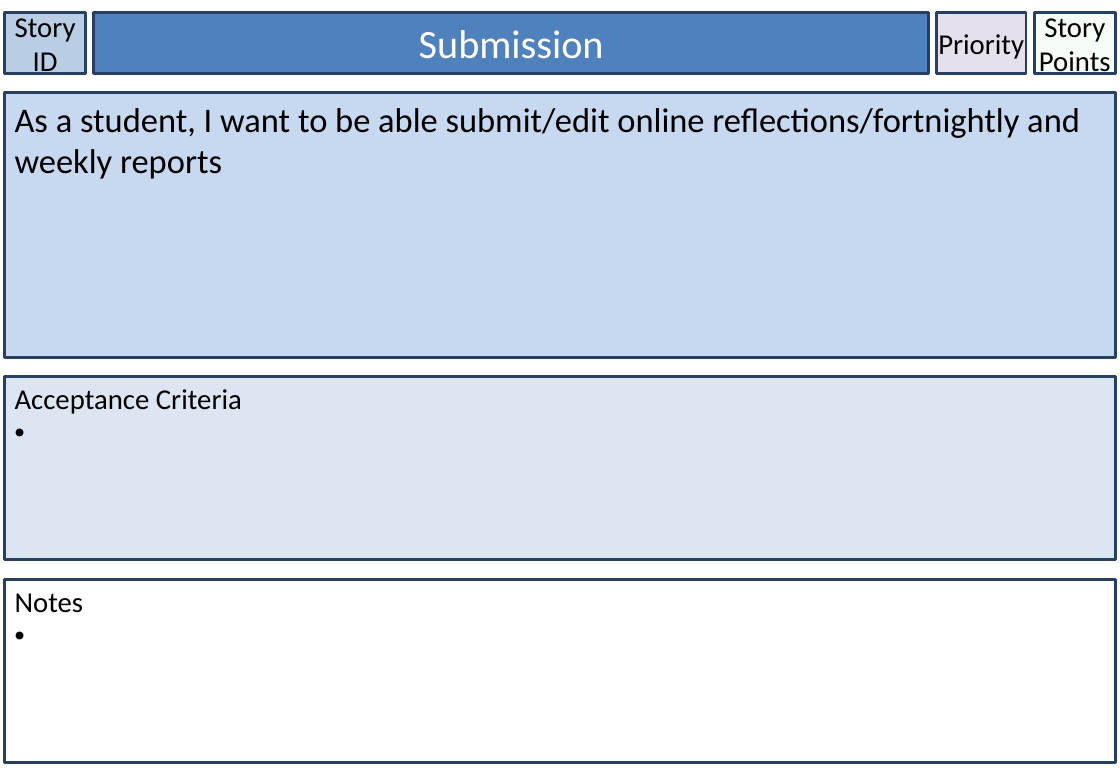
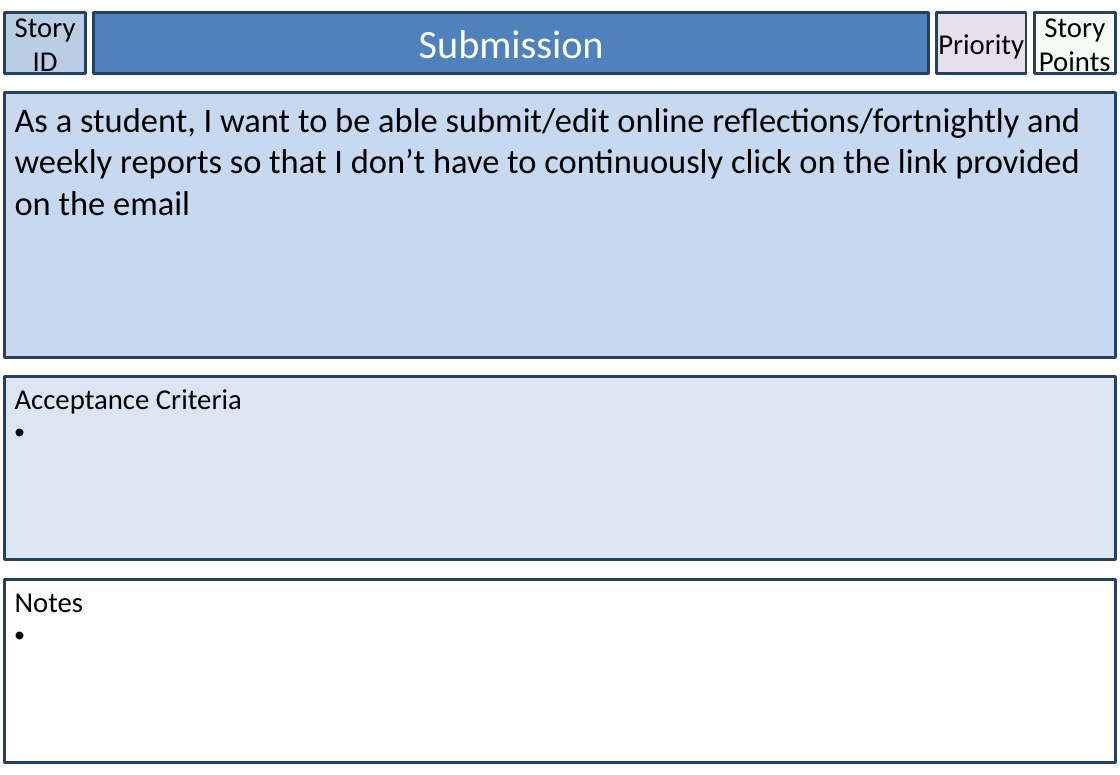
Before and after one commit to BrissyKim/group14, a slide deck: slide 7 of User_story/User stories - Sean.pptx. Drawn at 1120x775 pixels with LibreOffice and Linux fonts; fonts in the diff are those of the drawing. Boxes give left, top, right and bottom in pixels: in the first picture for what was removed or moved away, otherwise in the second. Text is boxed around its words. In the diff, an @@ line names an element or a change of style, - is before the commit and + after.

```diff
--- a/User_story/User stories - Sean.pptx
+++ b/User_story/User stories - Sean.pptx
@@ text in rectangle at (x1=15, y1=108, x2=1080, y2=216): text changed @@
-As a student, I want to be able submit/edit online reflections/fortnightly and weekly reports
+As a student, I want to be able submit/edit online reflections/fortnightly and weekly reports so that I don’t have to continuously click on the link provided on the email
```
Also in this commit, not shown: 7 other slides changed, 1 slide added.
